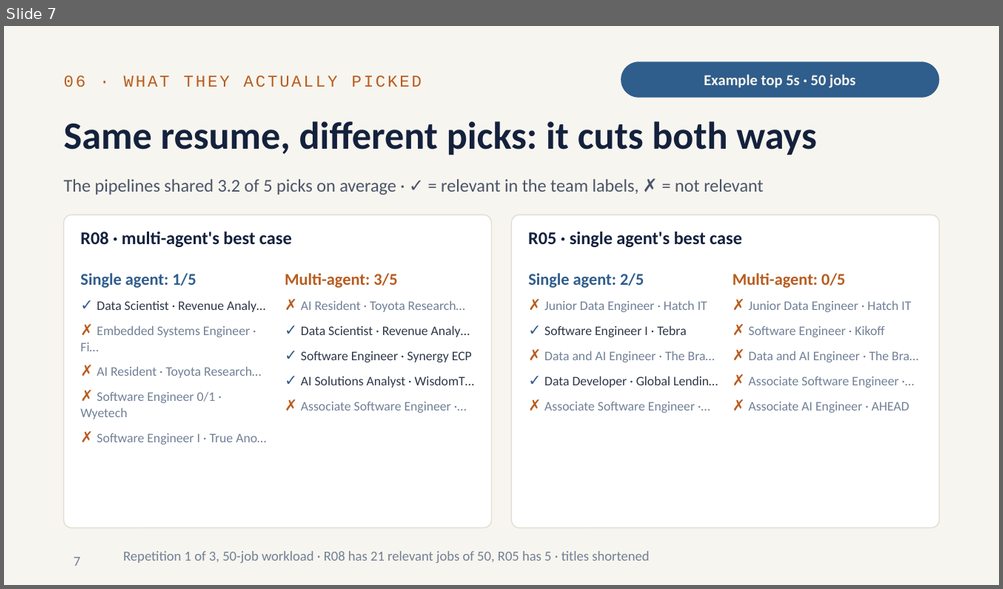
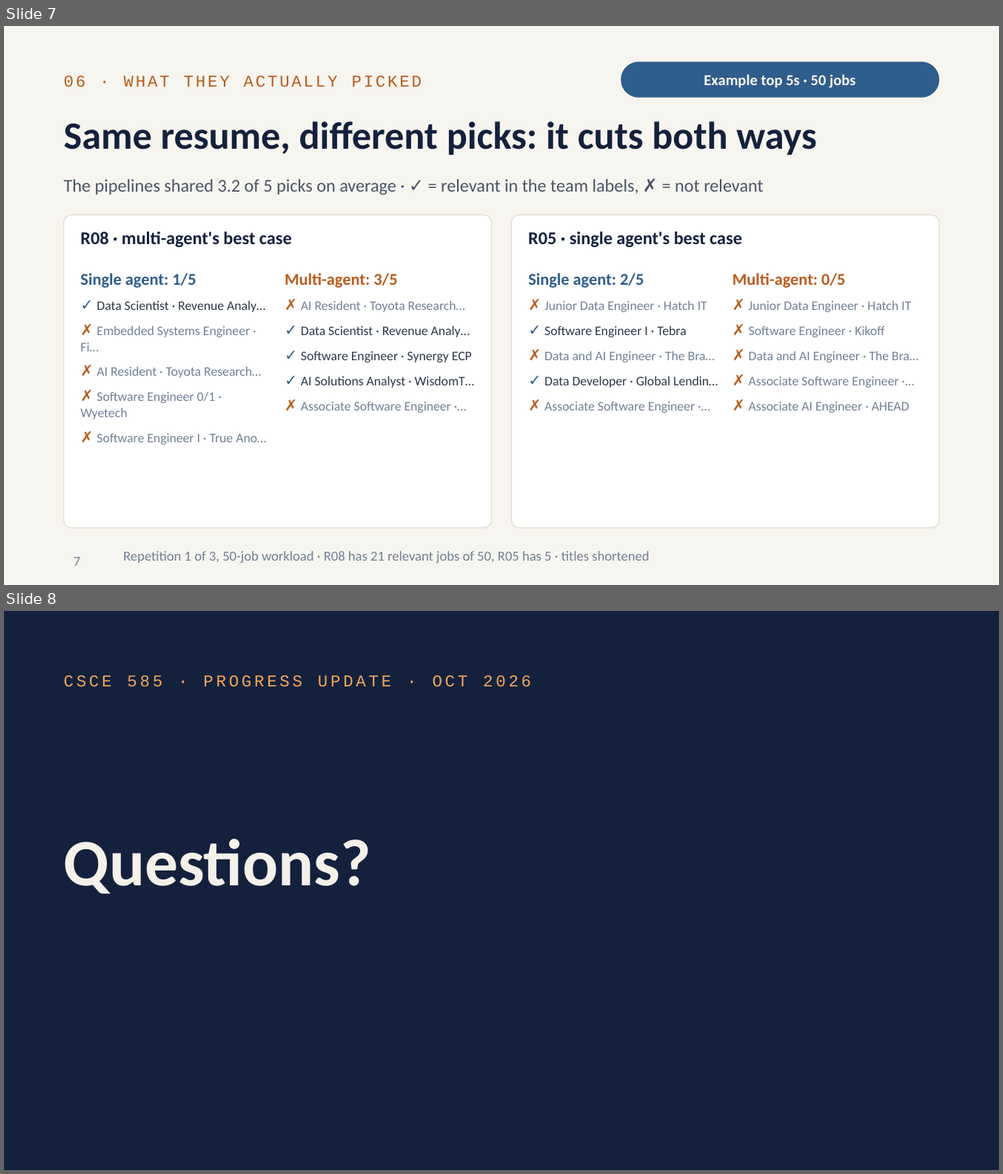
Before and after one commit to RitvikNeerattil/agentic_resume_matcher, a slide deck: progress_update_2026-10.pptx. Shown one above the other, each under a label of ours: slide 7 before the commit, slides 7 and 8 after it. The pictures are 1003x589 and 1003x1174 pixels, drawn with LibreOffice and Linux fonts; fonts in the diff are those of the drawing. Boxes give left, top, right and bottom in pixels: in the first picture for what was removed or moved away, otherwise in the second. Text is boxed around its words. In the diff, an @@ line names an element or a change of style, - is before the commit and + after.

Commit message:
Update progress_update_2026-10.pptx with end questions slide

```diff
--- a/progress_update_2026-10.pptx
+++ b/progress_update_2026-10.pptx
@@ slide 8 added at (4,611,999,1170), background #14213D @@
@@ text added at (64,675,531,687), 12 pt, text #F2A65A @@
+CSCE 585 · PROGRESS UPDATE · OCT 2026
@@ title added at (64,839,371,894), 48 pt, text #F4F1EA, bold @@
+Questions?
```
